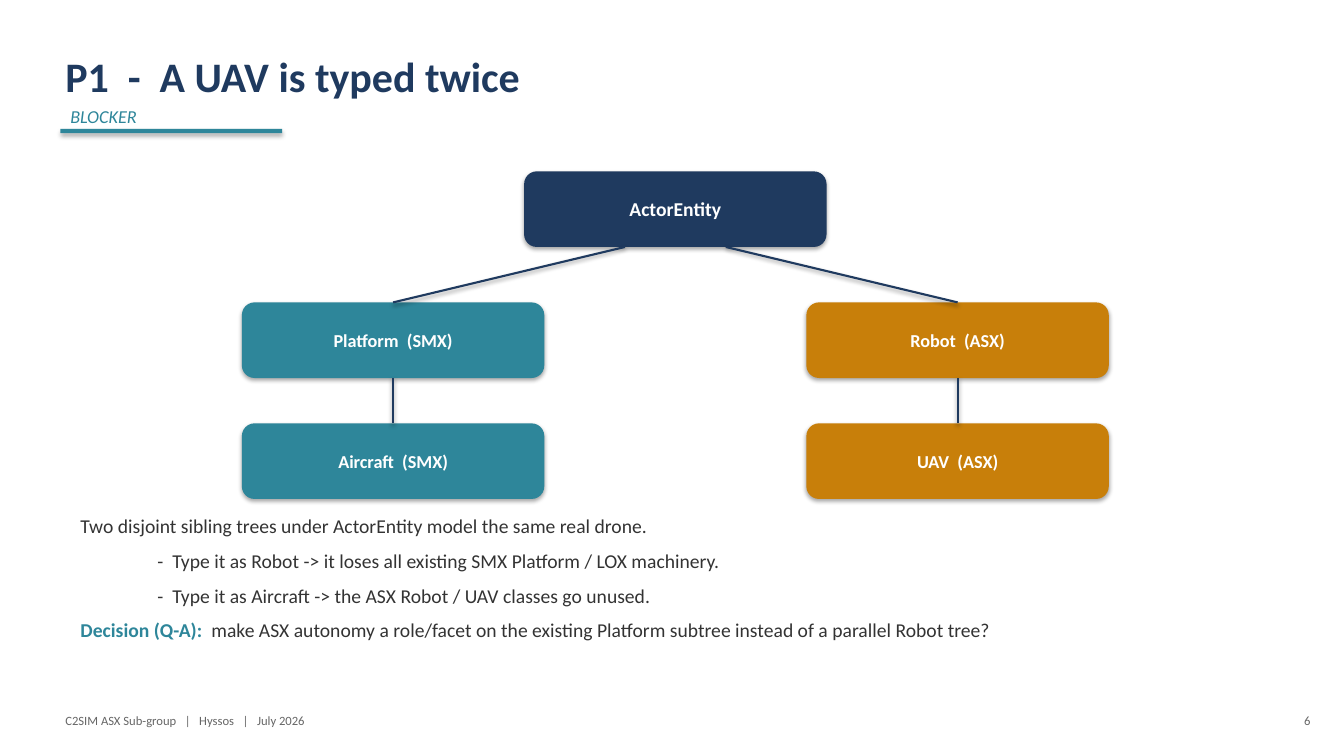
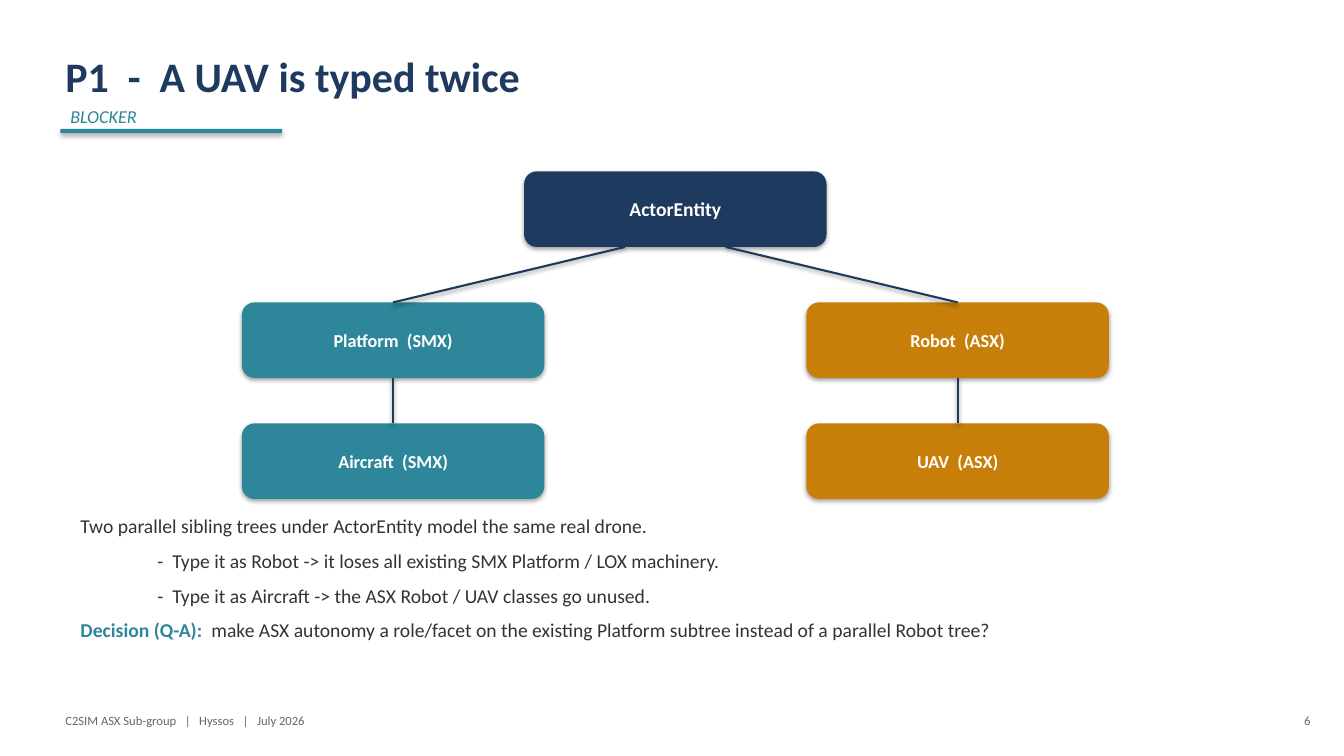
Before and after one commit to hyssostech/C2SIMArtifacts, a slide deck: slide 6 of Subgroups/ASX/InstantiationReview/ASX-Instantiation-Findings.pptx. Drawn at 1344x756 pixels with LibreOffice and Linux fonts; fonts in the diff are those of the drawing. Boxes give left, top, right and bottom in pixels: in the first picture for what was removed or moved away, otherwise in the second. Text is boxed around its words. In the diff, an @@ line names an element or a change of style, - is before the commit and + after.

```diff
--- a/Subgroups/ASX/InstantiationReview/ASX-Instantiation-Findings.pptx
+++ b/Subgroups/ASX/InstantiationReview/ASX-Instantiation-Findings.pptx
@@ text at <box>80,519,647,537</box>: text changed @@
-Two disjoint sibling trees under ActorEntity model the same real drone.
+Two parallel sibling trees under ActorEntity model the same real drone.
```
Also in this commit, not shown: 6 other slides changed, 8 other files.
